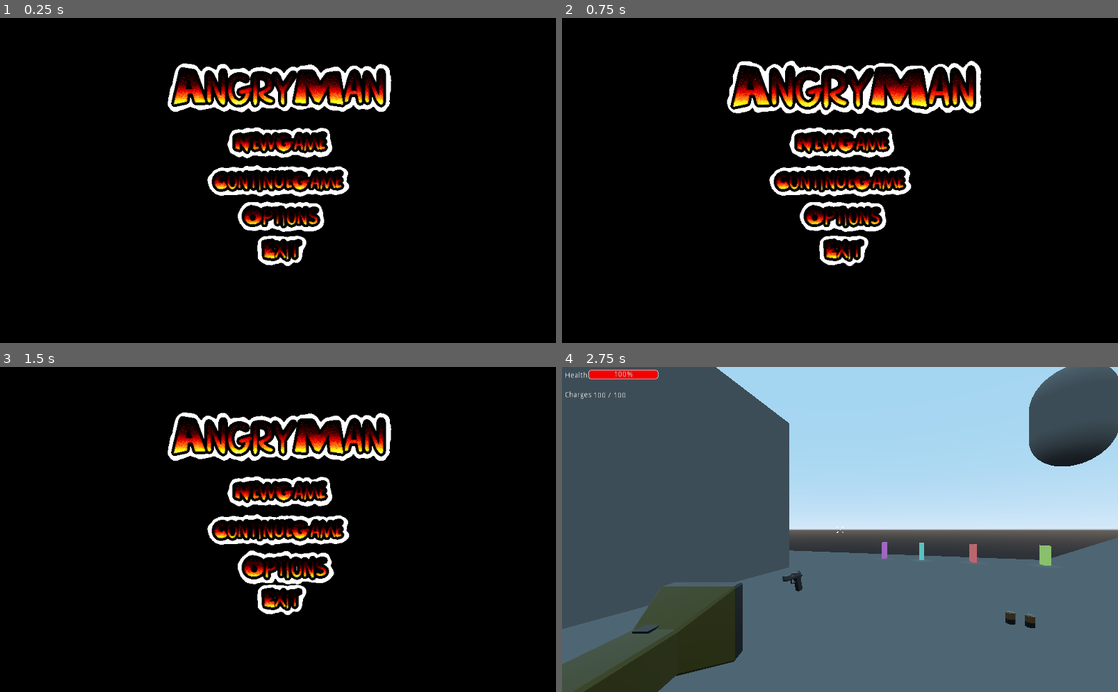
Above: before the commit, frames 1-4 (two rows, left to right).
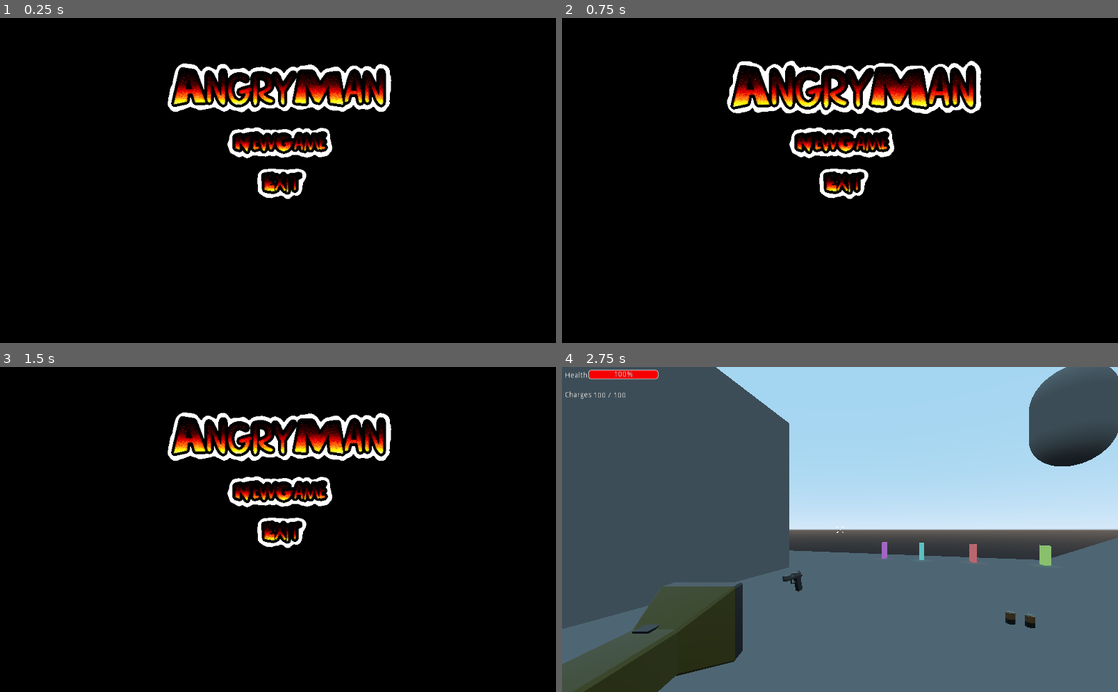
Above: after the commit, the same moments.

Repository: Bricode/BestGroupGameJam2021
Game: Godot game, scene res://Ui/TitleScreen/Title.tscn
The game is run twice, just before and just after one commit, with the same random seed, the same clock (stepped at 60 frames per second) and the same inputs.
Inputs (mouse positions are in pixels of both pictures, inside the frame that each line leads up to):
- Up to frame 1 (0.25 s): no input
- Up to frame 2 (0.75 s): click (845, 86) at 0.5 s
- Up to frame 3 (1.5 s): click (289, 565) at 1.27 s
- Up to frame 4 (2.75 s): click (840, 490) at 2 s

The runs differ from the first frame. In frame 1, 2.5% of the frame differs, in the area x 37-63%, y 45-77%; in frame 2, 2.5%; in frame 3, 2.7%; in frame 4, nothing differs.

Commit message:
got rid of stuff that doesn't do anything on title

Diff:
--- a/BestGroupGameJam2021/Ui/Menu/Menu.gd
+++ b/BestGroupGameJam2021/Ui/Menu/Menu.gd
@@ -93,7 +93,3 @@
 #func _on_Inventory_pressed():
 #
 #	pass # Replace with function body.
-
-
-func _on_Options_pressed():
-	pass # Replace with function body.
--- a/BestGroupGameJam2021/Ui/Menu/Menu.tscn
+++ b/BestGroupGameJam2021/Ui/Menu/Menu.tscn
@@ -1,12 +1,10 @@
-[gd_scene load_steps=10 format=2]
+[gd_scene load_steps=8 format=2]
 
 [ext_resource path="res://Ui/Menu/Menu.gd" type="Script" id=1]
 [ext_resource path="res://Ui/ButtonTexture/Paused-Hover.png" type="Texture" id=2]
 [ext_resource path="res://Ui/ButtonTexture/Paused.png" type="Texture" id=3]
-[ext_resource path="res://Ui/ButtonTexture/Options.png" type="Texture" id=4]
 [ext_resource path="res://Ui/ButtonTexture/Resume.png" type="Texture" id=5]
 [ext_resource path="res://Ui/ButtonTexture/Exit.png" type="Texture" id=6]
-[ext_resource path="res://Ui/ButtonTexture/Options-Hover.png" type="Texture" id=7]
 [ext_resource path="res://Ui/ButtonTexture/Exit-Hover.png" type="Texture" id=8]
 [ext_resource path="res://Ui/ButtonTexture/Resume-Hover.png" type="Texture" id=9]
 
@@ -53,29 +51,12 @@
 "_edit_use_anchors_": false
 }
 
-[node name="Options" type="TextureButton" parent="Paused"]
-pause_mode = 2
-anchor_left = 0.5
-anchor_top = 0.5
-anchor_right = 0.5
-anchor_bottom = 0.5
-margin_left = -97.2929
-margin_top = 122.739
-margin_right = 82.7071
-margin_bottom = 199.739
-texture_normal = ExtResource( 4 )
-texture_pressed = ExtResource( 4 )
-texture_hover = ExtResource( 7 )
-__meta__ = {
-"_edit_use_anchors_": false
-}
-
 [node name="Exit" type="TextureButton" parent="Paused"]
 pause_mode = 2
 margin_left = 72.5858
-margin_top = 245.411
+margin_top = 177.411
 margin_right = 183.586
-margin_bottom = 322.411
+margin_bottom = 254.411
 texture_normal = ExtResource( 6 )
 texture_pressed = ExtResource( 6 )
 texture_hover = ExtResource( 8 )
@@ -84,5 +65,4 @@
 }
 
 [connection signal="pressed" from="Paused/Resume" to="." method="_on_Resume_pressed"]
-[connection signal="pressed" from="Paused/Options" to="." method="_on_Options_pressed"]
 [connection signal="pressed" from="Paused/Exit" to="." method="_on_Exit_pressed"]
--- a/BestGroupGameJam2021/Ui/TitleScreen/Title.tscn
+++ b/BestGroupGameJam2021/Ui/TitleScreen/Title.tscn
@@ -1,13 +1,9 @@
-[gd_scene load_steps=12 format=2]
+[gd_scene load_steps=8 format=2]
 
 [ext_resource path="res://Ui/ButtonTexture/AngryManLogo.png" type="Texture" id=1]
-[ext_resource path="res://Ui/ButtonTexture/Options.png" type="Texture" id=2]
-[ext_resource path="res://Ui/ButtonTexture/ContinueGame.png" type="Texture" id=3]
 [ext_resource path="res://Ui/ButtonTexture/NewGame.png" type="Texture" id=4]
 [ext_resource path="res://Ui/ButtonTexture/Exit.png" type="Texture" id=5]
 [ext_resource path="res://Ui/ButtonTexture/NewGame-Hover.png" type="Texture" id=6]
-[ext_resource path="res://Ui/ButtonTexture/ContinueGame-Hover.png" type="Texture" id=7]
-[ext_resource path="res://Ui/ButtonTexture/Options-Hover.png" type="Texture" id=8]
 [ext_resource path="res://Ui/ButtonTexture/Exit-Hover.png" type="Texture" id=9]
 [ext_resource path="res://Ui/ButtonTexture/AngryManLogo-Hover.png" type="Texture" id=10]
 [ext_resource path="res://Ui/TitleScreen/TitleScreen.gd" type="Script" id=11]
@@ -54,39 +50,11 @@
 "_edit_use_anchors_": false
 }
 
-[node name="ContinueGame" type="TextureButton" parent="Logo"]
-anchor_left = 0.5
-anchor_top = 0.5
-anchor_right = 0.5
-anchor_bottom = 0.5
-margin_left = -149.0
-margin_top = 132.5
-margin_right = 133.0
-margin_bottom = 211.5
-texture_normal = ExtResource( 3 )
-texture_pressed = ExtResource( 3 )
-texture_hover = ExtResource( 7 )
-__meta__ = {
-"_edit_use_anchors_": false
-}
-
-[node name="Options" type="TextureButton" parent="Logo"]
-margin_left = 131.0
-margin_top = 257.0
-margin_right = 345.0
-margin_bottom = 335.0
-texture_normal = ExtResource( 2 )
-texture_pressed = ExtResource( 2 )
-texture_hover = ExtResource( 8 )
-__meta__ = {
-"_edit_use_anchors_": false
-}
-
 [node name="Exit" type="TextureButton" parent="Logo"]
 margin_left = 167.0
-margin_top = 320.0
+margin_top = 196.0
 margin_right = 381.0
-margin_bottom = 398.0
+margin_bottom = 274.0
 texture_normal = ExtResource( 5 )
 texture_pressed = ExtResource( 5 )
 texture_hover = ExtResource( 9 )
